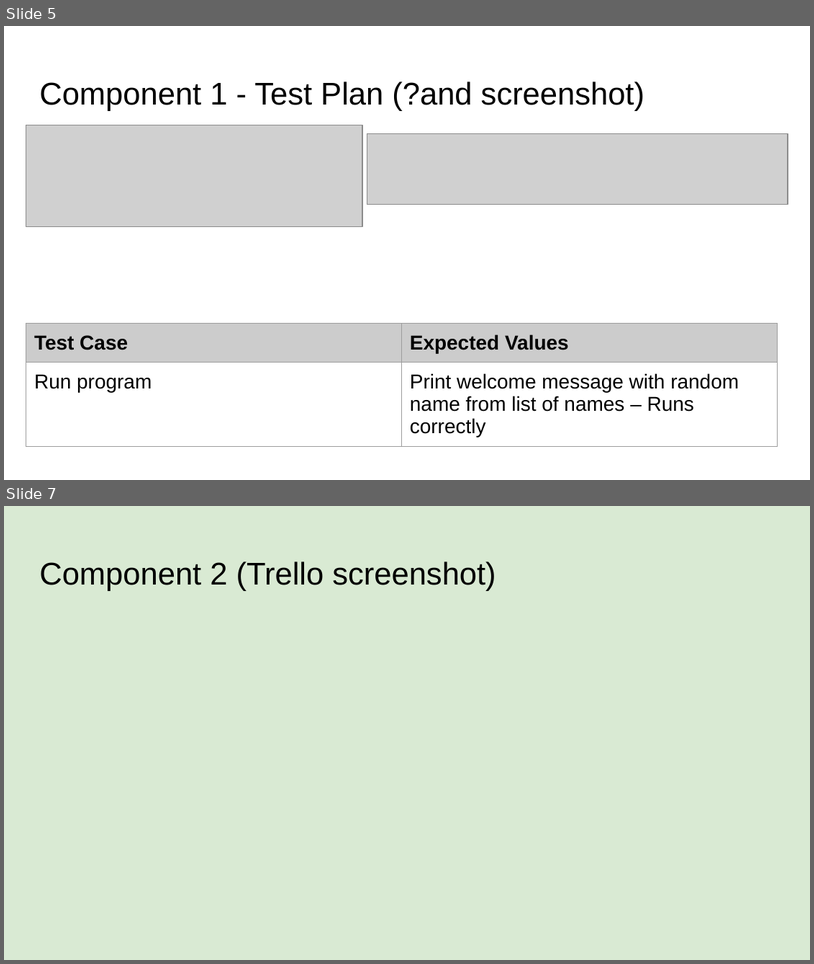
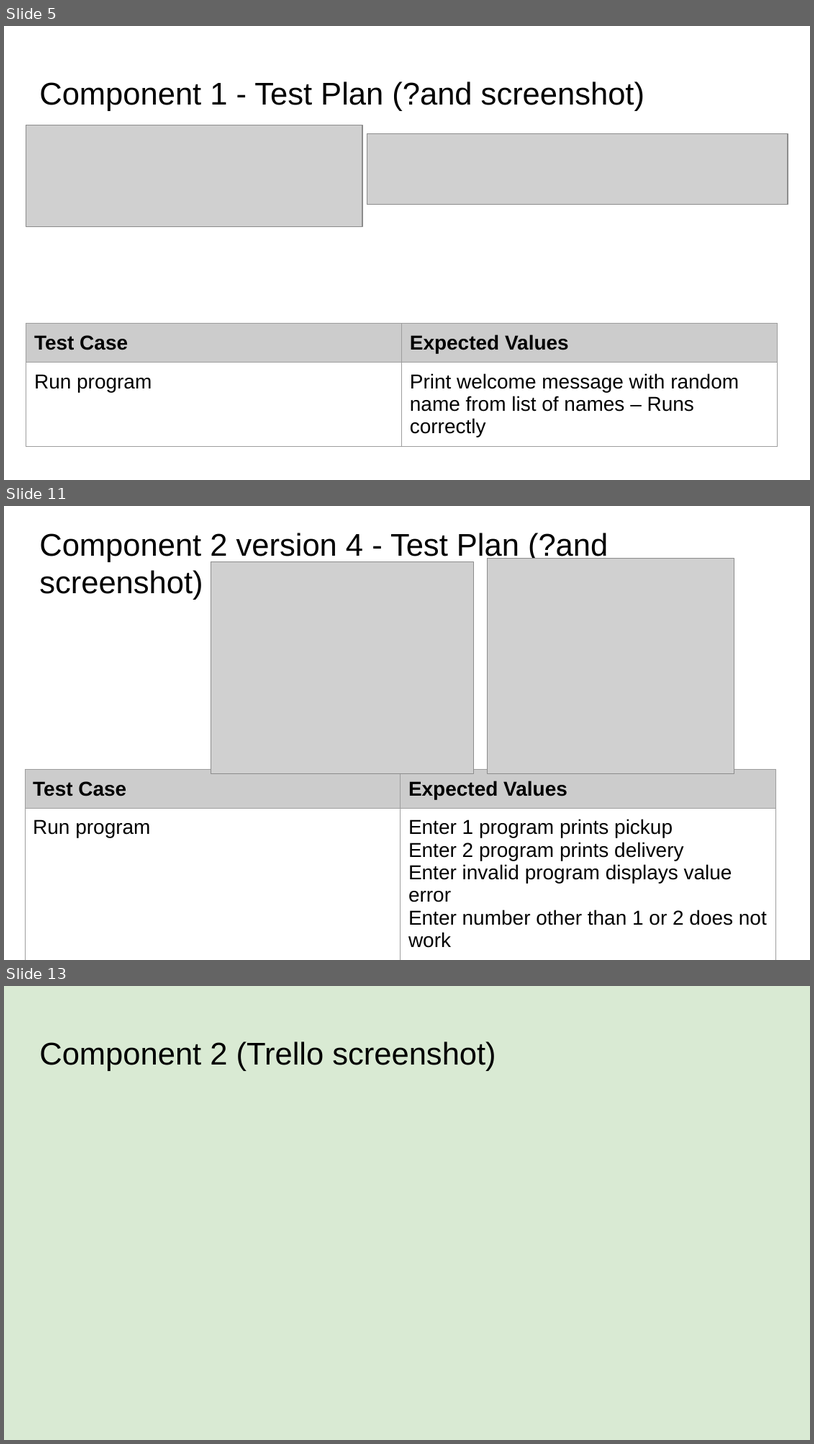
Before and after one commit to George7387/pizza_bot, a slide deck: 022_91893+_+91897+Documentation.pptx. Shown one above the other, each under a label of ours: slides 5 and 7 before the commit, slides 5, 11 and 13 after it; the slides between them are not shown. The pictures are 814x964 and 814x1444 pixels, drawn with LibreOffice and Linux fonts; fonts in the diff are those of the drawing; grey boxes stand for pictures. Boxes give left, top, right and bottom in pixels: in the first picture for what was removed or moved away, otherwise in the second. Text is boxed around its words. In the diff, an @@ line names an element or a change of style, - is before the commit and + after.

Commit message:
Pick up and delivery with numbers
Only can use number 1 or 2 for the orders depending on if its pick up or delivery

```diff
--- a/022_91893+_+91897+Documentation.pptx
+++ b/022_91893+_+91897+Documentation.pptx
@@ slide 11 added at box(4, 506, 810, 960), background #FFFFFF @@
@@ title added at box(39, 533, 608, 600), 28 pt, text #000000 @@
+Component 2 version 4 - Test Plan (?and screenshot)
@@ picture added at box(211, 562, 474, 775) @@
@@ picture added at box(487, 559, 734, 774) @@
@@ table added at box(25, 769, 777, 960), 2 rows, 2 columns @@
+Test Case | Expected Values
+Run program | Enter 1 program prints pickup / Enter 2 program prints delivery / Enter invalid program displays value error / Enter number other than 1 or 2 does not work
@@ what was slide 7 is now slide 13 @@
```
Also in this commit, not shown: 2 slides changed, 4 other slides added, 2 other files.
